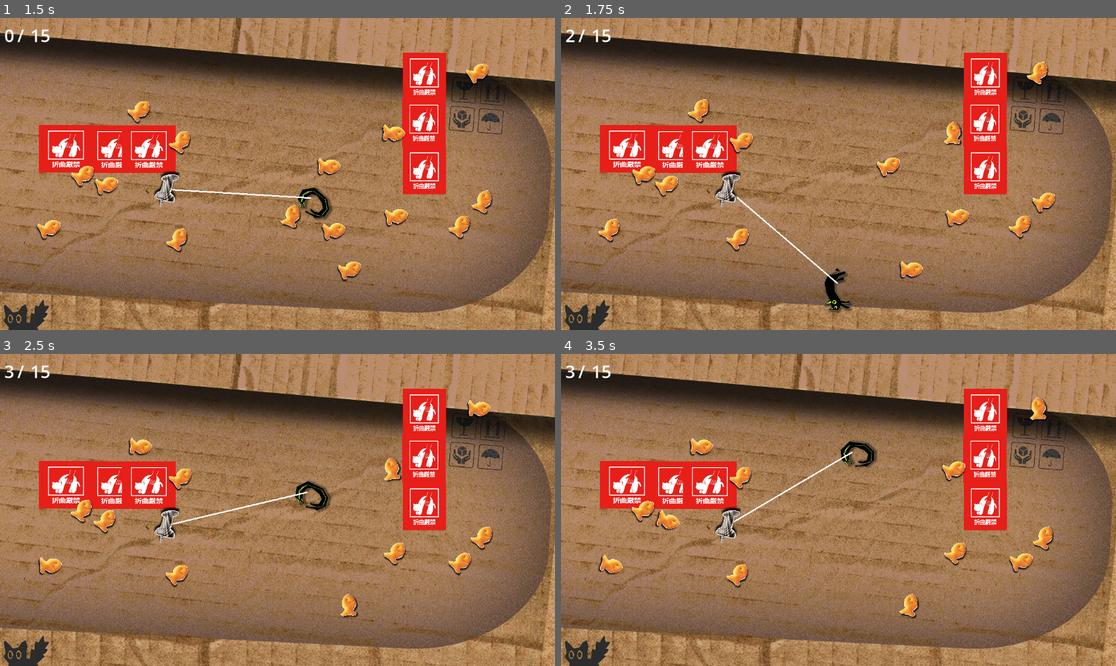
Above: before the commit, frames 1-4 (two rows, left to right).
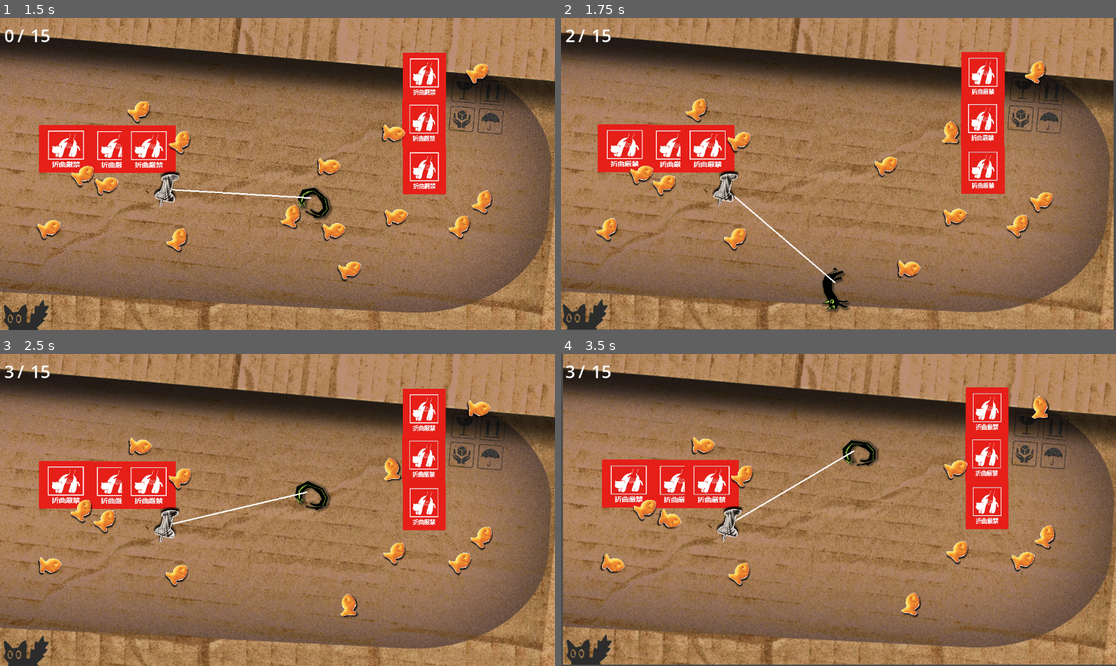
Above: after the commit, the same moments.

Repository: OVOAOVO/hajimi
Game: Godot game, scene res://level/game2.tscn
Same seed, same stepped clock (60 frames per second), same inputs: the game is played once before the commit and once after it. This scene is started directly instead of the project's main scene. The engine's default icon, where the game draws it, is replaced by a stand-in: a white triangle on a blue panel in a dark square.
Inputs (mouse positions are in pixels of both pictures, inside the frame that each line leads up to):
- Up to frame 1 (1.5 s): tap Enter at 0.5 s; move the mouse to (399, 158) at 0.52 s; click (399, 158) at 0.67 s; move the mouse to (166, 189) at 1.27 s; click (166, 189) at 1.42 s
- Up to frame 2 (1.75 s): no input
- Up to frame 3 (2.5 s): move the mouse to (333, 441) at 2.02 s; click (333, 441) at 2.17 s
- Up to frame 4 (3.5 s): move the mouse to (810, 572) at 2.77 s; click (810, 572) at 2.92 s

Frame 1 is identical in both runs. In frame 2, 16% of the frame differs, in the area x 0-100%, y 0-100%; in frame 3, 1.5%; in frame 4, 17%.

Commit message:
相机抖动

Diff:
--- a/level/game1.tscn
+++ b/level/game1.tscn
@@ -6,6 +6,7 @@
 [ext_resource type="PackedScene" uid="uid://dig1ptu56oqdy" path="res://prefab/pin.tscn" id="4_mxirh"]
 [ext_resource type="PackedScene" uid="uid://ytuhgoau7n13" path="res://prefab/coin.tscn" id="5_ie7yk"]
 [ext_resource type="PackedScene" uid="uid://dd2admamutgyk" path="res://level/第一次运行提示.tscn" id="6_e6icd"]
+[ext_resource type="Script" uid="uid://dxskqp3e0eotq" path="res://scripts/cameraShake.gd" id="6_elprl"]
 [ext_resource type="PackedScene" uid="uid://bxuxqhdboqiat" path="res://prefab/countPanel.tscn" id="6_fjfph"]
 [ext_resource type="Texture2D" uid="uid://c7acdrtxxy4c3" path="res://assets/backGround.png" id="6_merff"]
 [ext_resource type="PackedScene" uid="uid://bm3qe0sgoqhpu" path="res://level/暂停界面.tscn" id="7_x1dfo"]
@@ -28,6 +29,7 @@
 
 [node name="Camera2D" type="Camera2D" parent="." unique_id=57827177]
 offset = Vector2(576, 324)
+script = ExtResource("6_elprl")
 
 [node name="Map" parent="." unique_id=1224135724 instance=ExtResource("3_ie7yk")]
 visible = false
--- a/level/game2.tscn
+++ b/level/game2.tscn
@@ -10,6 +10,7 @@
 [ext_resource type="PackedScene" uid="uid://3iwwhe7x3ucg" path="res://prefab/map2.tscn" id="5_brwoi"]
 [ext_resource type="Texture2D" uid="uid://c7acdrtxxy4c3" path="res://assets/backGround.png" id="5_h6oy5"]
 [ext_resource type="Texture2D" uid="uid://btk8dw4j5sfe3" path="res://assets/block.png" id="6_2jieo"]
+[ext_resource type="Script" uid="uid://dxskqp3e0eotq" path="res://scripts/cameraShake.gd" id="7_433nw"]
 
 [node name="Game2" type="Node2D" unique_id=30171497 node_paths=PackedStringArray("tile_map")]
 script = ExtResource("1_4r541")
@@ -81,6 +82,7 @@
 
 [node name="Camera2D" type="Camera2D" parent="." unique_id=1074139911]
 offset = Vector2(576, 324)
+script = ExtResource("7_433nw")
 
 [node name="TileMapLayer" parent="." unique_id=1207361876 instance=ExtResource("5_brwoi")]
 visible = false
--- a/level/game3Time.tscn
+++ b/level/game3Time.tscn
@@ -9,6 +9,7 @@
 [ext_resource type="PackedScene" uid="uid://rbsjbm3rd6fn" path="res://level/结算界面.tscn" id="4_ejfbh"]
 [ext_resource type="PackedScene" uid="uid://d1nxgepv7ntw4" path="res://prefab/countPanelTime.tscn" id="4_gbc74"]
 [ext_resource type="Texture2D" uid="uid://c7acdrtxxy4c3" path="res://assets/backGround.png" id="5_dlvv5"]
+[ext_resource type="Script" uid="uid://dxskqp3e0eotq" path="res://scripts/cameraShake.gd" id="6_eaipt"]
 
 [node name="Game3Time" type="Node2D" unique_id=1812593754 node_paths=PackedStringArray("tile_map")]
 script = ExtResource("1_vd01b")
@@ -29,6 +30,7 @@
 
 [node name="Camera2D" type="Camera2D" parent="." unique_id=1814350777]
 offset = Vector2(576, 324)
+script = ExtResource("6_eaipt")
 
 [node name="Map" parent="." unique_id=1207361876 instance=ExtResource("1_gbc74")]
 visible = false
--- a/scripts/CatController.gd
+++ b/scripts/CatController.gd
@@ -1,4 +1,10 @@
 extends CharacterBody2D
+
+
+# ============================================================
+# 信号
+# ============================================================
+signal wall_hit(collision_point: Vector2, normal: Vector2)
 
 
 # ============================================================
@@ -39,6 +45,7 @@
 			orbit_speed = -orbit_speed
 			_orbit_angle = (global_position - _orbit_center).angle()
 			AudioManager.play_bounce()
+			wall_hit.emit(collision.get_position(), collision.get_normal())
 		# 面朝运动切线方向
 		rotation = _orbit_angle + PI / 2.0
 		return
@@ -70,6 +77,7 @@
 			sin(angle) * bounce_strength
 		)
 		AudioManager.play_bounce()
+		wall_hit.emit(collision.get_position(), normal)
 
 
 # ============================================================
--- a/scripts/CoreLogic.gd
+++ b/scripts/CoreLogic.gd
@@ -131,6 +131,11 @@
 	if body != null:
 		body.set_script(preload("res://scripts/CatController.gd"))
 		body.set_physics_process(false)
+
+		# 连接碰撞信号 → 相机抖动
+		var camera := get_node_or_null("Camera2D")
+		if camera and camera.has_method("on_wall_hit"):
+			body.wall_hit.connect(camera.on_wall_hit)
 
 	# 启动投掷动画，传入 body 以便结束后启用物理
 	_animate_throw(cat, body, spawn_pos, target_pos)
--- a/scripts/CoreLogicFirst.gd
+++ b/scripts/CoreLogicFirst.gd
@@ -144,6 +144,11 @@
 	if body != null:
 		body.set_script(preload("res://scripts/CatController.gd"))
 		body.set_physics_process(false)
+
+		# 连接碰撞信号 → 相机抖动
+		var camera := get_node_or_null("Camera2D")
+		if camera and camera.has_method("on_wall_hit"):
+			body.wall_hit.connect(camera.on_wall_hit)
 
 	# 启动投掷动画，传入 body 以便结束后启用物理
 	_animate_throw(cat, body, spawn_pos, target_pos)
--- a/scripts/CoreLogicTime.gd
+++ b/scripts/CoreLogicTime.gd
@@ -146,6 +146,11 @@
 	if body != null:
 		body.set_script(preload("res://scripts/CatController.gd"))
 		body.set_physics_process(false)
+
+		# 连接碰撞信号 → 相机抖动
+		var camera := get_node_or_null("Camera2D")
+		if camera and camera.has_method("on_wall_hit"):
+			body.wall_hit.connect(camera.on_wall_hit)
 
 	# 启动投掷动画，传入 body 以便结束后启用物理
 	_animate_throw(cat, body, spawn_pos, target_pos)
--- /dev/null
+++ b/scripts/cameraShake.gd
@@ -0,0 +1,40 @@
+extends Camera2D
+
+## 抖动强度（像素）
+@export var shake_strength: float = 8.0
+## 抖动持续时间（秒）
+@export var shake_duration: float = 0.25
+## 抖动频率（越大抖得越快）
+@export var shake_frequency: float = 40.0
+
+var _shake_timer: float = 0.0
+var _is_shaking: bool = false
+var _base_offset: Vector2
+
+
+func _ready() -> void:
+	_base_offset = offset
+
+
+## 由 CatController 的 wall_hit 信号触发
+func on_wall_hit(_point: Vector2 = Vector2.ZERO, _normal: Vector2 = Vector2.ZERO) -> void:
+	_shake_timer = shake_duration
+	_is_shaking = true
+
+
+func _process(delta: float) -> void:
+	if not _is_shaking:
+		return
+
+	_shake_timer -= delta
+	if _shake_timer <= 0.0:
+		_is_shaking = false
+		offset = _base_offset
+		return
+
+	# 衰减系数：从 1 衰减到 0
+	var decay := _shake_timer / shake_duration
+	var shake_x := sin(_shake_timer * shake_frequency) * shake_strength * decay
+	var shake_y := cos(_shake_timer * shake_frequency * 1.3) * shake_strength * decay * 0.7
+
+	offset = _base_offset + Vector2(shake_x, shake_y)
Not shown, added: scripts/cameraShake.gd.uid
